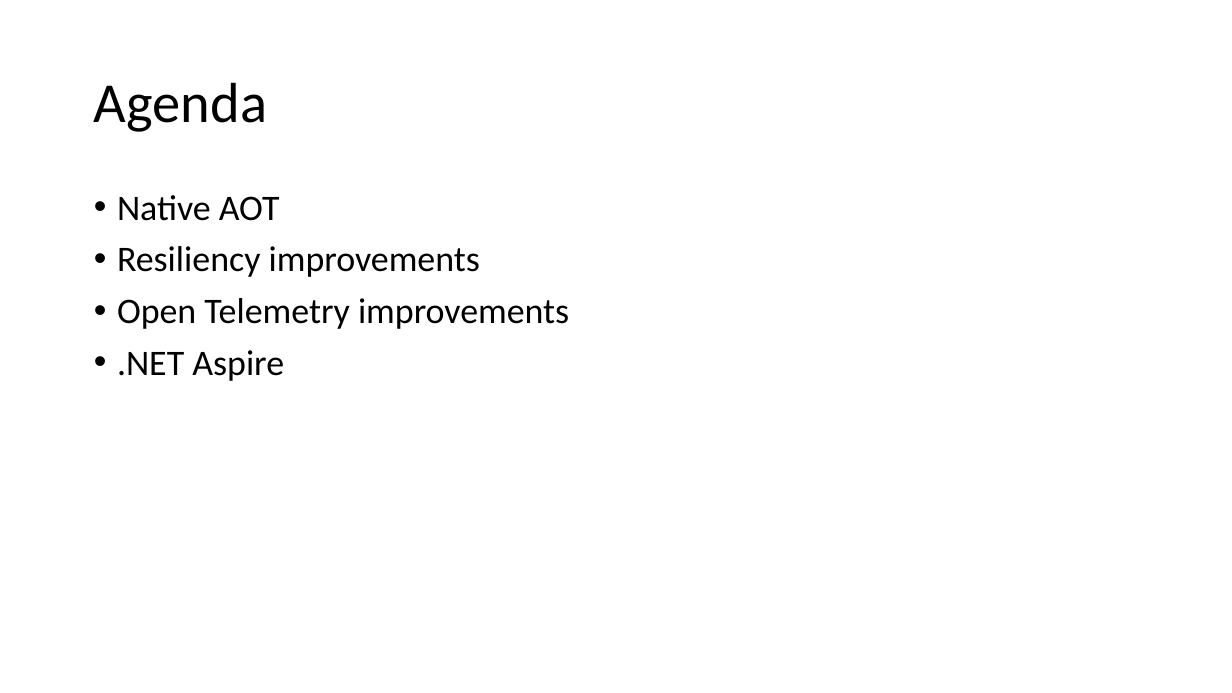
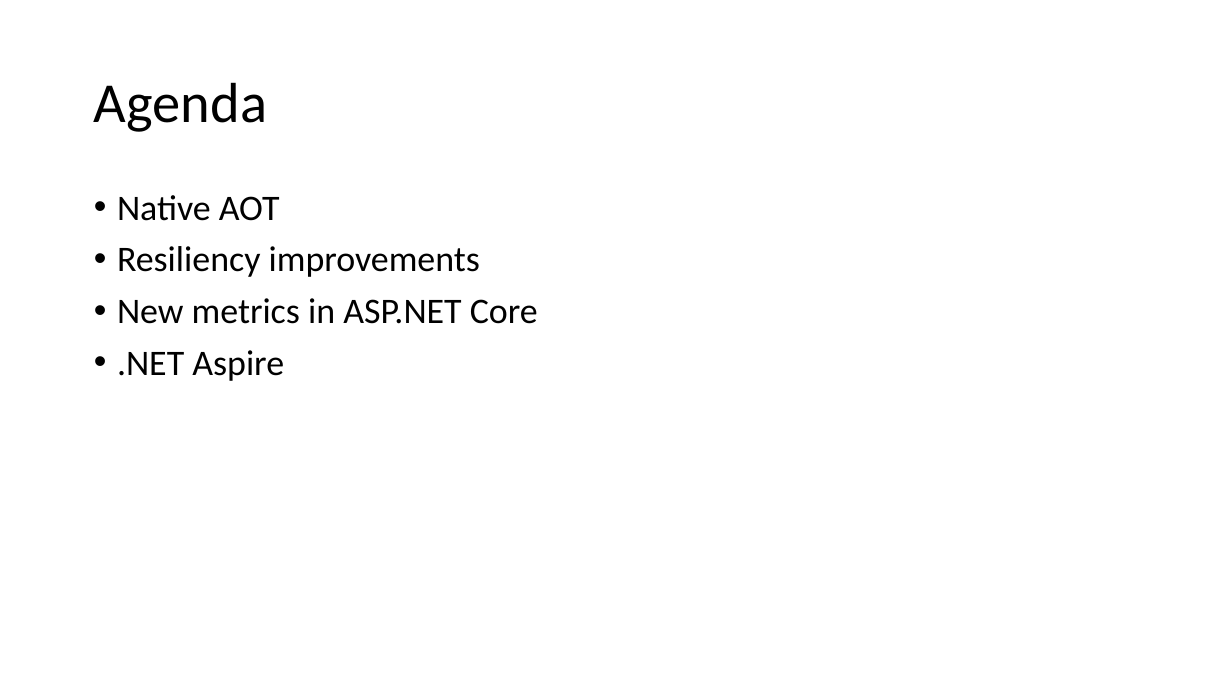
Before and after one commit to willvelida/talks, a slide deck: slide 3 of whats-new-cloud-native-dev-dotnet8/slide_deck.pptx. Drawn at 1232x693 pixels with LibreOffice and Linux fonts; fonts in the diff are those of the drawing. Boxes give left, top, right and bottom in pixels: in the first picture for what was removed or moved away, otherwise in the second. Text is boxed around its words. In the diff, an @@ line names an element or a change of style, - is before the commit and + after.

```diff
--- a/whats-new-cloud-native-dev-dotnet8/slide_deck.pptx
+++ b/whats-new-cloud-native-dev-dotnet8/slide_deck.pptx
@@ text at (117,298,538,324): text changed @@
-• Open Telemetry improvements
+• New metrics in ASP.NET Core
```
Also in this commit, not shown: 3 slides added, 1 slide removed, 2 other files.
